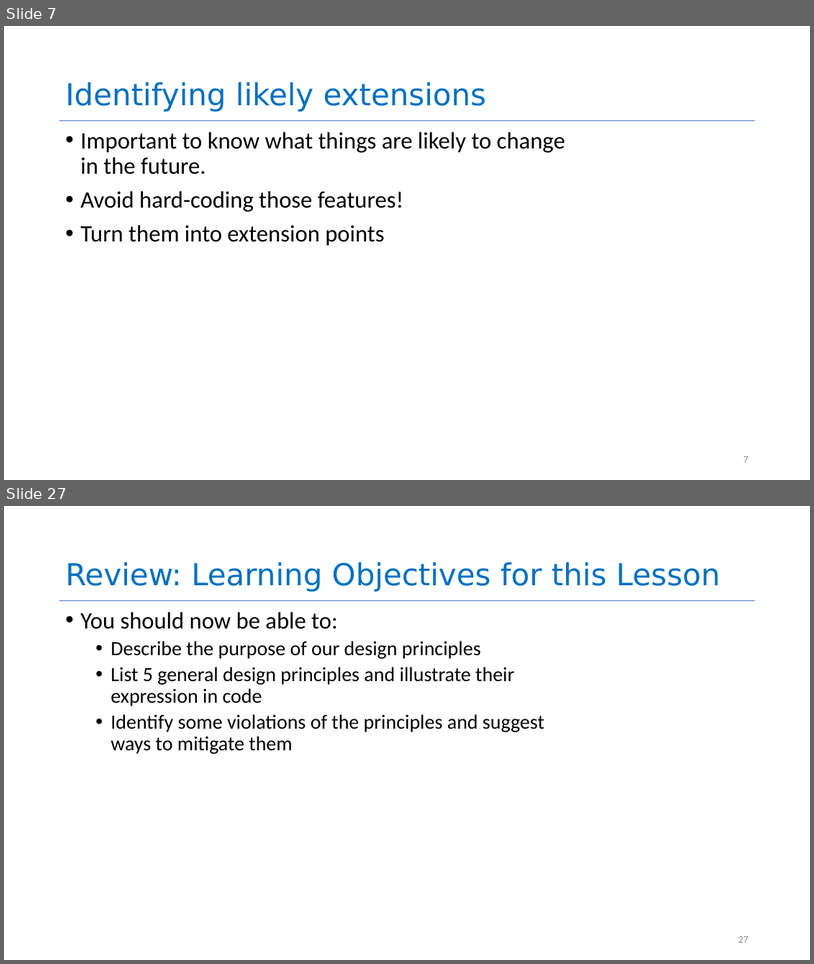
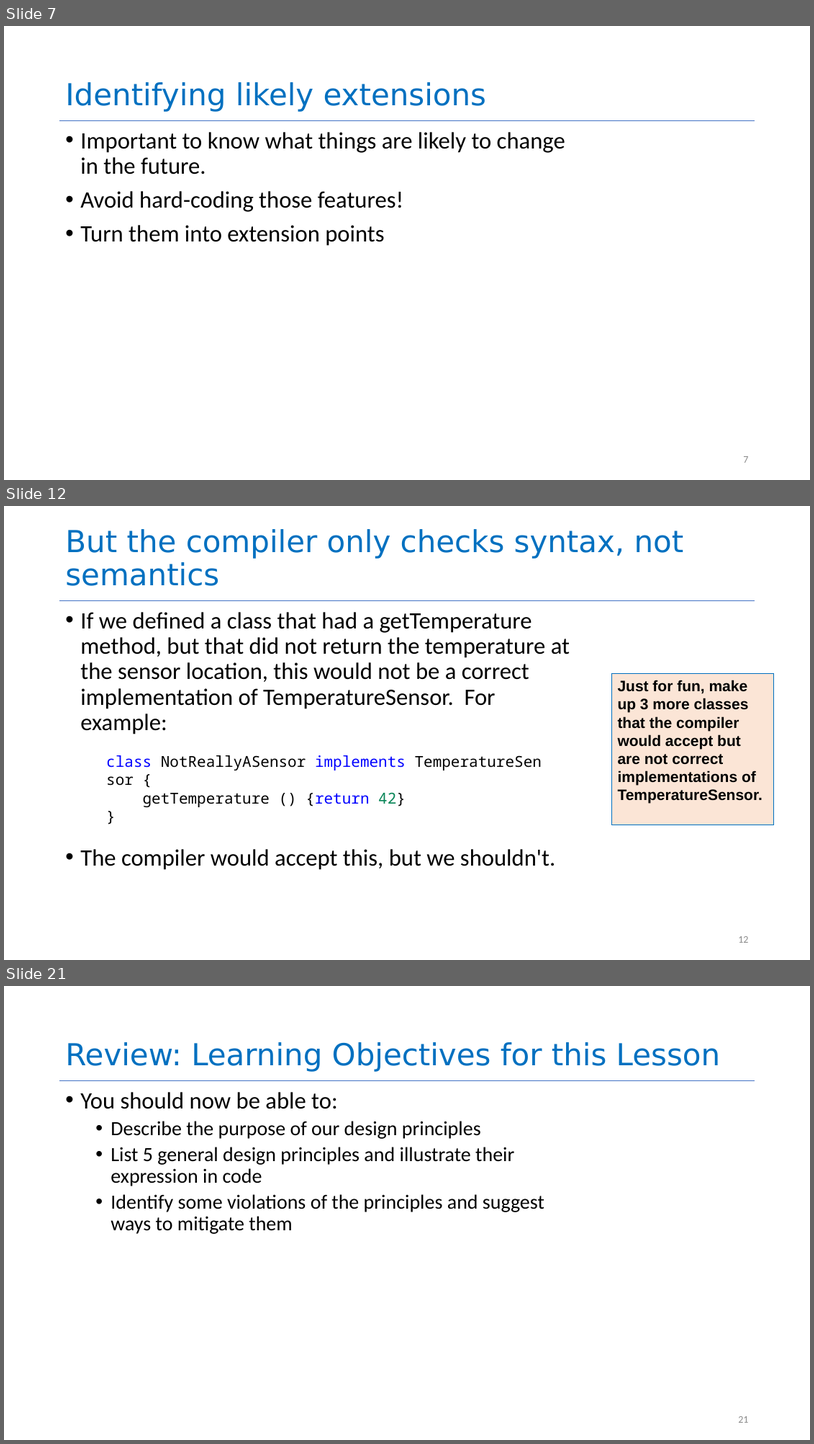
Before and after one commit to neu-se/CS4530-CS5500-Spring-2021, a slide deck: Slides/Lesson 1.3 Object-Oriented Principles.pptx. Shown one above the other, each under a label of ours: slides 7 and 27 before the commit, slides 7, 12 and 21 after it; the slides between them are not shown. The pictures are 814x964 and 814x1444 pixels, drawn with LibreOffice and Linux fonts; fonts in the diff are those of the drawing. Boxes give left, top, right and bottom in pixels: in the first picture for what was removed or moved away, otherwise in the second. Text is boxed around its words. In the diff, an @@ line names an element or a change of style, - is before the commit and + after.

```diff
--- a/Slides/Lesson 1.3 Object-Oriented Principles.pptx
+++ b/Slides/Lesson 1.3 Object-Oriented Principles.pptx
@@ slide 12 added at (4, 506, 810, 960), background #FFFFFF; not listed: 1 template element that a slide beside it also shows @@
@@ title added at (65, 529, 684, 586), 36 pt, text #0070C0 @@
+But the compiler only checks syntax, not semantics
@@ text added at (80, 612, 570, 870), 28 pt, text #000000 @@
+• If we defined a class that had a getTemperature method, but that did not return the temperature at the sensor location, this would not be a correct implementation of TemperatureSensor. For example:
+• The compiler would accept this, but we shouldn't.
@@ rectangle added at (612, 674, 774, 825), fill #FBE5D6, outline #0070C0 1 pt, 18 pt, text #000000, bold @@
+Just for fun, make up 3 more classes that the compiler would accept but are not correct implementations of TemperatureSensor.
@@ text added at (106, 755, 406, 807), 18 pt, text #000000 @@
+class NotReallyASensor implements TemperatureSensor {
+getTemperature () {return 42}
+}
@@ page number added at (738, 936, 748, 942), 12 pt, text #8C8C8C @@
+12
@@ what was slide 27 is now slide 21 @@
@@ page number at (738, 1416, 748, 1422): text changed @@
-27
+21
```
Also in this commit, not shown: 3 slides changed, 10 other slides added, 17 slides removed, 1 other file.
